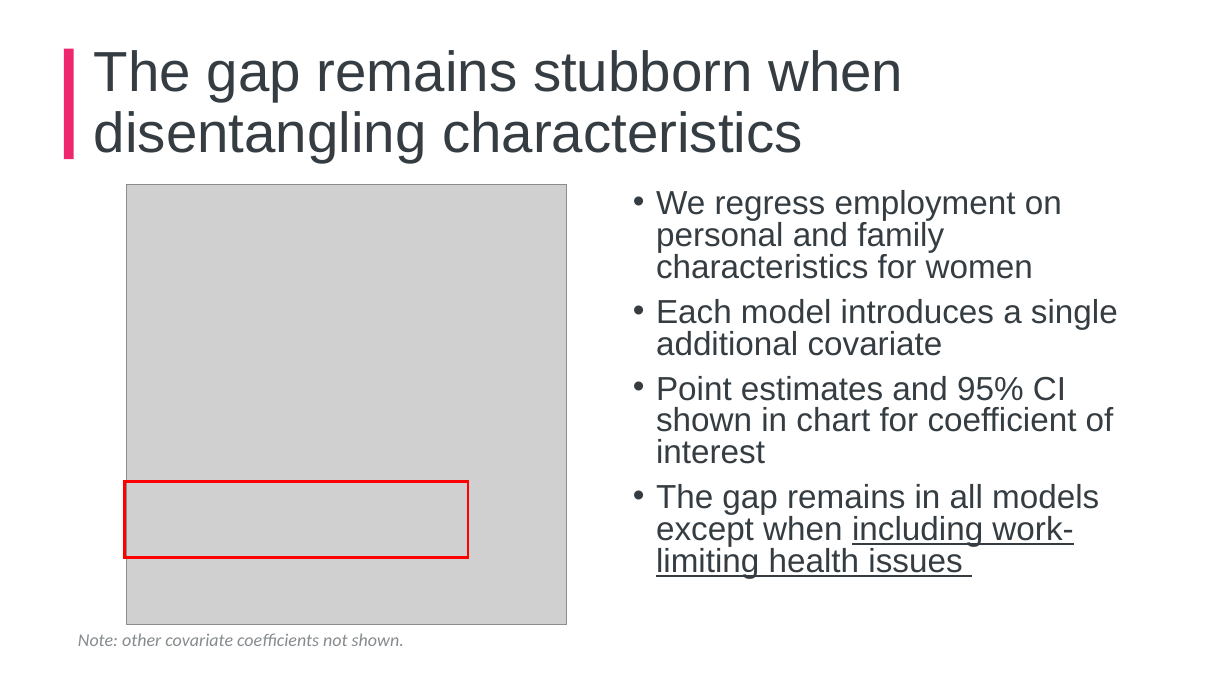
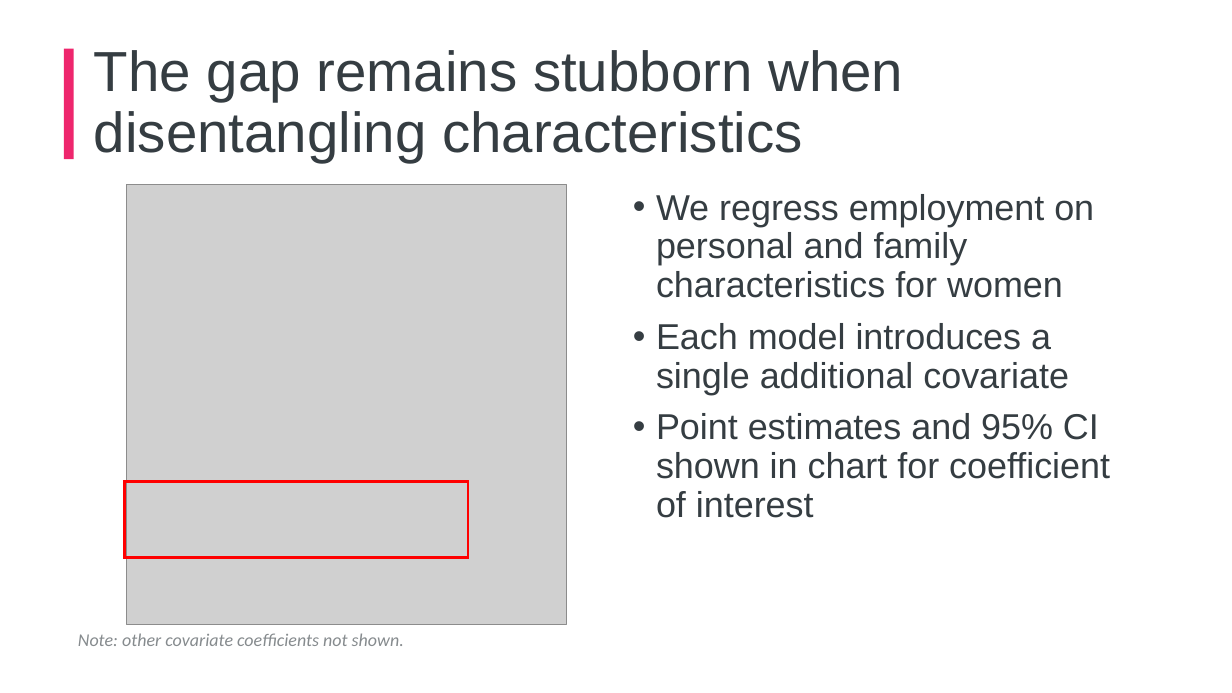
Before and after one commit to ammar-gla/childcare, a slide deck: slide 8 of Non-R/Internal slidedeck.pptx. Drawn at 1232x693 pixels with LibreOffice and Linux fonts; fonts in the diff are those of the drawing; grey boxes stand for pictures; background and template pictures are left out. Boxes give left, top, right and bottom in pixels: in the first picture for what was removed or moved away, otherwise in the second. Text is boxed around its words. In the diff, an @@ line names an element or a change of style, - is before the commit and + after.

```diff
--- a/Non-R/Internal slidedeck.pptx
+++ b/Non-R/Internal slidedeck.pptx
@@ text "We regress employment on personal ..." at (656,194,1110,518): size 25.9 to 28 pt; line spacing 0.8 to 0.9 @@
@@ text at (656,484,1099,578): paragraph removed @@
-• The gap remains in all models except when including work-limiting health issues
```
Also in this commit, not shown: 4 other files.
